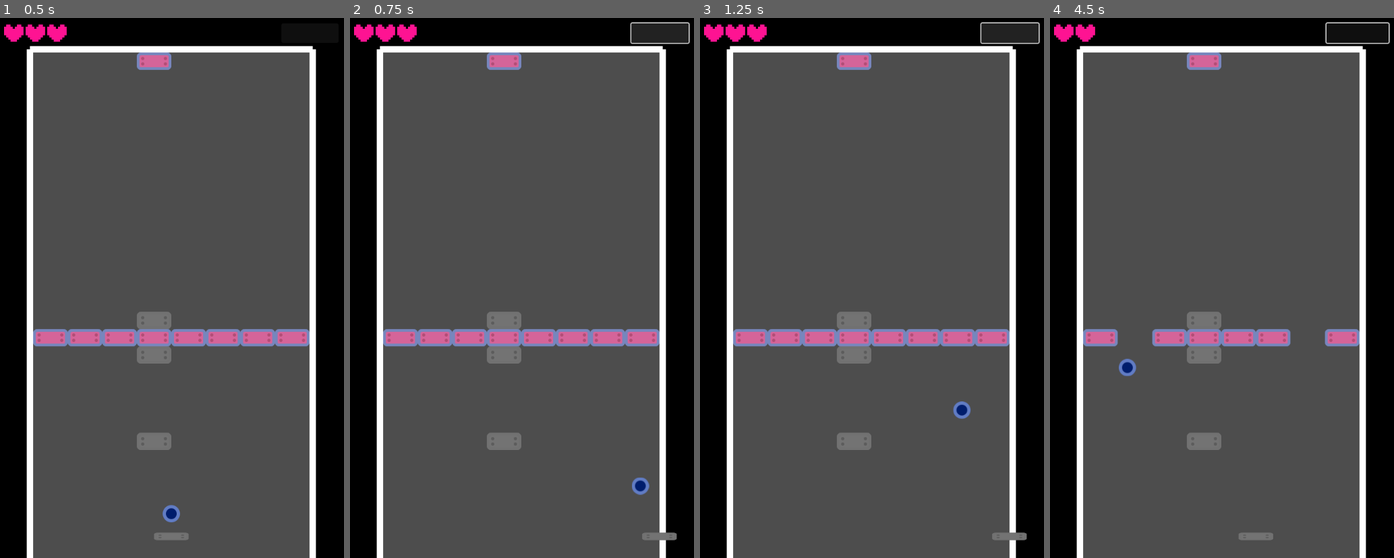
Above: before the commit, frames 1-4 (left to right).
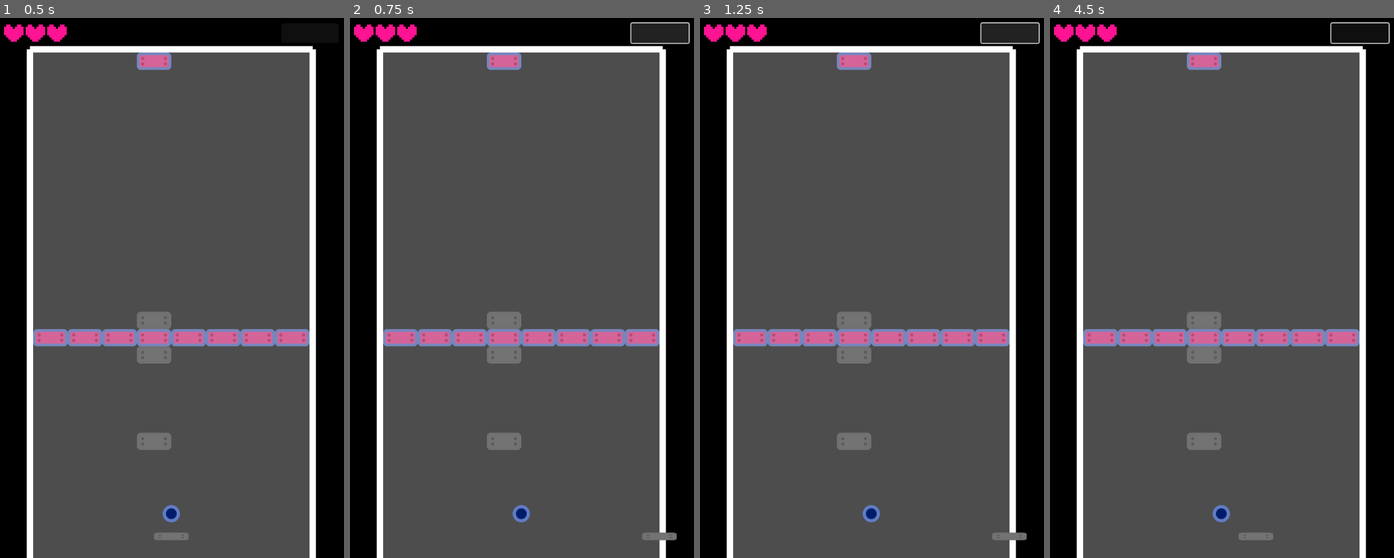
Above: after the commit, the same moments.

Repository: MatteoDesiderio/arkanoid-ish
Game: Godot game, scene res://scenes/level_content.tscn
Same seed, same stepped clock (60 frames per second), same inputs: the game is played once before the commit and once after it.
Inputs (mouse positions are in pixels of both pictures, inside the frame that each line leads up to):
- Up to frame 1 (0.5 s): no input
- Up to frame 2 (0.75 s): click (659, 34) at 0.5 s
- Up to frame 3 (1.25 s): no input
- Up to frame 4 (4.5 s): click (1359, 34) at 1.25 s; click (1359, 34) at 2 s; move the mouse to (1297, 261) at 2.77 s; click (1297, 261) at 2.92 s; move the mouse to (1153, 315) at 3.52 s; click (1153, 315) at 3.67 s; tap Enter at 4.25 s; move the mouse to (1256, 169) at 4.27 s; click (1256, 169) at 4.42 s

Frame 1 is identical in both runs. In frame 2, 0.3% of the frame differs, in the area x 47-88%, y 85-94%; in frame 3, 0.3%; in frame 4, 1.1%, in the area x 13-82%, y 0-94%.
Error after the commit: Parse Error: Identifier "_win_level" not declared in the current scope. (res://scripts/level_content.gd:32)

Commit message:
Create signal: 'No Bricks Left'

Diff:
--- a/scripts/level_content.gd
+++ b/scripts/level_content.gd
@@ -21,12 +21,15 @@
 var brick_count : int = 0
 #endregion
 
+## Emitted when all bricks have been destroyed
+signal no_bricks_left
 
 func _ready() -> void:
 	ball.brick_hit.connect(_on_brick_hit)
 	ball.platform_hit.connect(_on_platform_hit)
 	ball.walls_hit.connect(_on_walls_hit)
 	ball.ground_hit.connect(_on_ground_hit)
+	no_bricks_left.connect(_win_level)
 	_initialize_game_status()
 
 
